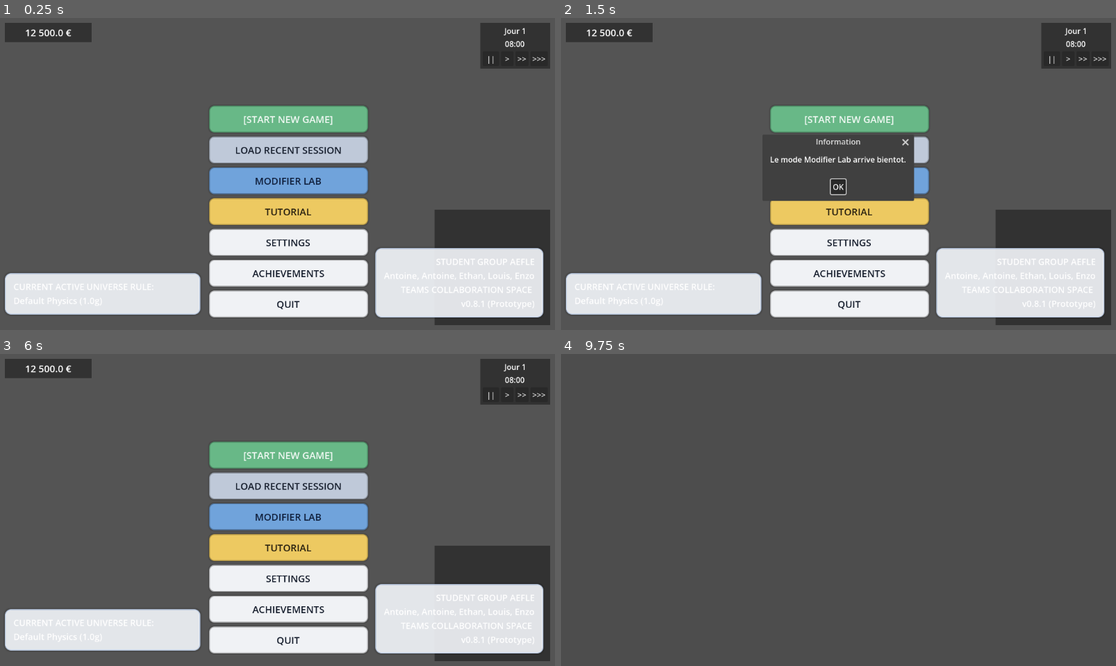
Above: before the commit, frames 1-4 (two rows, left to right).
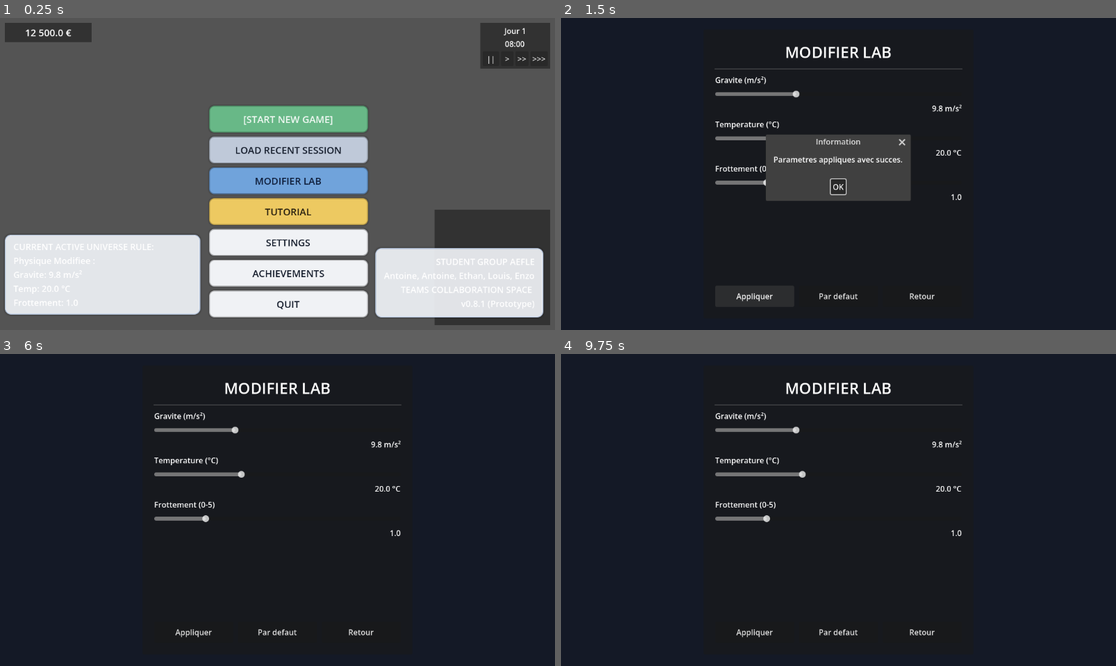
Above: after the commit, the same moments.

Repository: AApoLLoo/Projet
Game: Godot game, scene res://scene/main_menu.tscn
Two runs of this game, one before a commit and one after it. Both use one fixed random seed, a clock stepped at 60 frames per second and the inputs below.
Inputs (mouse positions are in pixels of both pictures, inside the frame that each line leads up to):
- Up to frame 1 (0.25 s): no input
- Up to frame 2 (1.5 s): click "MODIFIER LAB" at 0.5 s; click (755, 295) at 1.25 s, where only the run after the commit has a clickable "Appliquer"
- Up to frame 3 (6 s): click (277, 631) at 2 s, where only the run after the commit has a clickable "Par defaut"; click (360, 631) at 2.75 s, where only the run after the commit has a clickable "Retour"; click (288, 578) at 3.5 s, where only the run before the commit has a clickable "SETTINGS"; click (288, 453) at 4.25 s, where only the run before the commit has a clickable "[START NEW GAME]"; click (288, 453) at 5 s, where only the run before the commit has a clickable "[START NEW GAME]"; click "OK" at 5.75 s
- Up to frame 4 (9.75 s): click (1049, 394) at 6.5 s, where only the run before the commit has a clickable "||"; click (1066, 394) at 7.25 s, where only the run before the commit has a clickable ">"; click (1082, 394) at 8 s, where only the run before the commit has a clickable ">>"; click (1099, 394) at 8.75 s, where only the run before the commit has a clickable ">>>"; click (849, 609) at 9.5 s, where only the run before the commit has a clickable "ACHIEVEMENTS"

The runs differ from the first frame. In frame 1, 4.6% of the frame differs, in the area x 0-37%, y 69-93%; in frame 2, 94%; in frame 3, 99%; in frame 4, 100%, in the area x 0-100%, y 0-100%.

Commit message:
Add Lab Editor scene and physics settings
Add a new LabEditor UI (lab_editor.tscn) and controller (lab_editor.gd) that expose sliders to edit physics parameters (gravity, temperature, friction) with Apply/Reset/Back actions and a message dialog. Integrates with SettingsManager to load, update and reset settings, formatting live label values and handling scene return. Update SettingsManager to include default physics_* keys and sanitize their ranges. Update main_menu.gd to display the current physics summary in the bottom-left label and to open the Lab Editor (setting the return target and handling load errors).

Diff:
--- /dev/null
+++ b/scene/lab_editor.gd
@@ -0,0 +1,67 @@
+extends Control
+
+@onready var _gravity_slider: HSlider = $CenterContainer/PanelContainer/MarginContainer/Content/GravitySlider
+@onready var _gravity_value: Label = $CenterContainer/PanelContainer/MarginContainer/Content/GravityValue
+@onready var _temp_slider: HSlider = $CenterContainer/PanelContainer/MarginContainer/Content/TempSlider
+@onready var _temp_value: Label = $CenterContainer/PanelContainer/MarginContainer/Content/TempValue
+@onready var _friction_slider: HSlider = $CenterContainer/PanelContainer/MarginContainer/Content/FrictionSlider
+@onready var _friction_value: Label = $CenterContainer/PanelContainer/MarginContainer/Content/FrictionValue
+
+@onready var _apply_button: Button = $CenterContainer/PanelContainer/MarginContainer/Content/Buttons/ApplyButton
+@onready var _reset_button: Button = $CenterContainer/PanelContainer/MarginContainer/Content/Buttons/ResetButton
+@onready var _back_button: Button = $CenterContainer/PanelContainer/MarginContainer/Content/Buttons/BackButton
+@onready var _message_dialog: AcceptDialog = $MessageDialog
+
+var _active_settings: Dictionary = {}
+
+func _ready() -> void:
+    _active_settings = SettingsManager.get_settings()
+    _update_ui_from_settings()
+
+    _gravity_slider.value_changed.connect(_on_gravity_changed)
+    _temp_slider.value_changed.connect(_on_temp_changed)
+    _friction_slider.value_changed.connect(_on_friction_changed)
+
+    _apply_button.pressed.connect(_on_apply_pressed)
+    _reset_button.pressed.connect(_on_reset_pressed)
+    _back_button.pressed.connect(_on_back_pressed)
+
+func _update_ui_from_settings() -> void:
+    _gravity_slider.value = SettingsManager._to_float(_active_settings.get("physics_gravity", 9.8), 9.8)
+    _temp_slider.value = SettingsManager._to_float(_active_settings.get("physics_temperature", 20.0), 20.0)
+    _friction_slider.value = SettingsManager._to_float(_active_settings.get("physics_friction", 1.0), 1.0)
+
+    _on_gravity_changed(_gravity_slider.value)
+    _on_temp_changed(_temp_slider.value)
+    _on_friction_changed(_friction_slider.value)
+
+func _on_gravity_changed(val: float) -> void:
+    _gravity_value.text = String.num(val, 1) + " m/s²"
+
+func _on_temp_changed(val: float) -> void:
+    _temp_value.text = String.num(val, 1) + " °C"
+
+func _on_friction_changed(val: float) -> void:
+    _friction_value.text = String.num(val, 1)
+
+func _on_apply_pressed() -> void:
+    _active_settings["physics_gravity"] = _gravity_slider.value
+    _active_settings["physics_temperature"] = _temp_slider.value
+    _active_settings["physics_friction"] = _friction_slider.value
+
+    SettingsManager.update_settings(_active_settings)
+    _show_message("Parametres appliques avec succes.")
+
+func _on_reset_pressed() -> void:
+    SettingsManager.reset_to_defaults()
+    _active_settings = SettingsManager.get_settings()
+    _update_ui_from_settings()
+
+func _on_back_pressed() -> void:
+    var error: Error = get_tree().change_scene_to_file(SettingsManager.get_return_scene_path())
+    if error != OK:
+        push_error("Erreur retour: " + str(error))
+
+func _show_message(text: String) -> void:
+    _message_dialog.dialog_text = text
+    _message_dialog.popup_centered()
--- /dev/null
+++ b/scene/lab_editor.tscn
@@ -0,0 +1,130 @@
+[gd_scene format=3 uid="uid://bq8d7x2m7p9q"]
+
+[ext_resource type="Script" path="res://scene/lab_editor.gd" id="1_lab"]
+
+[node name="LabEditor" type="Control"]
+layout_mode = 3
+anchors_preset = 15
+anchor_right = 1.0
+anchor_bottom = 1.0
+grow_horizontal = 2
+grow_vertical = 2
+script = ExtResource("1_lab")
+
+[node name="Background" type="ColorRect" parent="."]
+layout_mode = 1
+anchors_preset = 15
+anchor_right = 1.0
+anchor_bottom = 1.0
+grow_horizontal = 2
+grow_vertical = 2
+color = Color(0.08, 0.1, 0.15, 1)
+
+[node name="CenterContainer" type="CenterContainer" parent="."]
+layout_mode = 1
+anchors_preset = 15
+anchor_right = 1.0
+anchor_bottom = 1.0
+grow_horizontal = 2
+grow_vertical = 2
+
+[node name="PanelContainer" type="PanelContainer" parent="CenterContainer"]
+layout_mode = 2
+custom_minimum_size = Vector2(560, 600)
+
+[node name="MarginContainer" type="MarginContainer" parent="CenterContainer/PanelContainer"]
+layout_mode = 2
+theme_override_constants/margin_left = 24
+theme_override_constants/margin_top = 24
+theme_override_constants/margin_right = 24
+theme_override_constants/margin_bottom = 24
+
+[node name="Content" type="VBoxContainer" parent="CenterContainer/PanelContainer/MarginContainer"]
+layout_mode = 2
+theme_override_constants/separation = 10
+
+[node name="Title" type="Label" parent="CenterContainer/PanelContainer/MarginContainer/Content"]
+layout_mode = 2
+theme_override_font_sizes/font_size = 32
+text = "MODIFIER LAB"
+horizontal_alignment = 1
+
+[node name="HSeparator" type="HSeparator" parent="CenterContainer/PanelContainer/MarginContainer/Content"]
+layout_mode = 2
+
+[node name="GravityLabel" type="Label" parent="CenterContainer/PanelContainer/MarginContainer/Content"]
+layout_mode = 2
+text = "Gravite (m/s²)"
+
+[node name="GravitySlider" type="HSlider" parent="CenterContainer/PanelContainer/MarginContainer/Content"]
+layout_mode = 2
+min_value = 0.1
+max_value = 30.0
+step = 0.1
+value = 9.8
+
+[node name="GravityValue" type="Label" parent="CenterContainer/PanelContainer/MarginContainer/Content"]
+layout_mode = 2
+text = "9.8"
+horizontal_alignment = 2
+
+[node name="TempLabel" type="Label" parent="CenterContainer/PanelContainer/MarginContainer/Content"]
+layout_mode = 2
+text = "Temperature (°C)"
+
+[node name="TempSlider" type="HSlider" parent="CenterContainer/PanelContainer/MarginContainer/Content"]
+layout_mode = 2
+min_value = -50.0
+max_value = 150.0
+step = 1.0
+value = 20.0
+
+[node name="TempValue" type="Label" parent="CenterContainer/PanelContainer/MarginContainer/Content"]
+layout_mode = 2
+text = "20"
+horizontal_alignment = 2
+
+[node name="FrictionLabel" type="Label" parent="CenterContainer/PanelContainer/MarginContainer/Content"]
+layout_mode = 2
+text = "Frottement (0-5)"
+
+[node name="FrictionSlider" type="HSlider" parent="CenterContainer/PanelContainer/MarginContainer/Content"]
+layout_mode = 2
+min_value = 0.0
+max_value = 5.0
+step = 0.1
+value = 1.0
+
+[node name="FrictionValue" type="Label" parent="CenterContainer/PanelContainer/MarginContainer/Content"]
+layout_mode = 2
+text = "1.0"
+horizontal_alignment = 2
+
+[node name="Spacer" type="Control" parent="CenterContainer/PanelContainer/MarginContainer/Content"]
+layout_mode = 2
+size_flags_vertical = 3
+
+[node name="Buttons" type="HBoxContainer" parent="CenterContainer/PanelContainer/MarginContainer/Content"]
+layout_mode = 2
+theme_override_constants/separation = 10
+
+[node name="ApplyButton" type="Button" parent="CenterContainer/PanelContainer/MarginContainer/Content/Buttons"]
+custom_minimum_size = Vector2(150, 44)
+layout_mode = 2
+size_flags_horizontal = 3
+text = "Appliquer"
+
+[node name="ResetButton" type="Button" parent="CenterContainer/PanelContainer/MarginContainer/Content/Buttons"]
+custom_minimum_size = Vector2(150, 44)
+layout_mode = 2
+size_flags_horizontal = 3
+text = "Par defaut"
+
+[node name="BackButton" type="Button" parent="CenterContainer/PanelContainer/MarginContainer/Content/Buttons"]
+custom_minimum_size = Vector2(150, 44)
+layout_mode = 2
+size_flags_horizontal = 3
+text = "Retour"
+
+[node name="MessageDialog" type="AcceptDialog" parent="."]
+title = "Information"
--- a/scene/main_menu.gd
+++ b/scene/main_menu.gd
@@ -4,6 +4,7 @@
 const SETTINGS_SCENE: String = "res://scene/settings.tscn"
 const ACHIEVEMENTS_SCENE: String = "res://scene/achivements.tscn"
 
+@onready var _bottom_left_label: Label = $BottomLeftPanel/BottomLeftMargin/BottomLeftLabel
 @onready var _start_button: Button = $MenuButtons/StartButton
 @onready var _load_button: Button = $MenuButtons/LoadButton
 @onready var _lab_button: Button = $MenuButtons/LabButton
@@ -22,6 +23,7 @@
 var _load_slot_ids: Array[String] = []
 
 func _ready() -> void:
+	_update_physics_panel()
 	_setup_map_preview()
 	_setup_load_dialog()
 	resized.connect(_on_menu_resized)
@@ -37,6 +39,14 @@
 	_apply_button_style(_settings_button, Color(0.94, 0.95, 0.96), Color(0.08, 0.11, 0.17))
 	_apply_button_style(_achievements_button, Color(0.94, 0.95, 0.96), Color(0.08, 0.11, 0.17))
 	_apply_button_style(_quit_button, Color(0.94, 0.95, 0.96), Color(0.08, 0.11, 0.17))
+
+func _update_physics_panel() -> void:
+	if _bottom_left_label:
+		var settings: Dictionary = SettingsManager.get_settings()
+		var g: float = SettingsManager._to_float(settings.get("physics_gravity", 9.8), 9.8)
+		var t: float = SettingsManager._to_float(settings.get("physics_temperature", 20.0), 20.0)
+		var f: float = SettingsManager._to_float(settings.get("physics_friction", 1.0), 1.0)
+		_bottom_left_label.text = "CURRENT ACTIVE UNIVERSE RULE:\nPhysique Modifiee :\nGravite: %.1f m/s²\nTemp: %.1f °C\nFrottement: %.1f" % [g, t, f]
 
 func _style_info_panels() -> void:
 	_left_panel.add_theme_stylebox_override("panel", _make_panel_style())
@@ -107,7 +117,10 @@
 	_open_load_dialog()
 
 func _on_lab_pressed() -> void:
-	_show_message("Le mode Modifier Lab arrive bientot.")
+	SettingsManager.set_return_target("res://scene/main_menu.tscn")
+	var error: Error = get_tree().change_scene_to_file("res://scene/lab_editor.tscn")
+	if error != OK:
+		_show_message("Impossible d'ouvrir le Lab: " + str(error))
 
 func _on_tutorial_pressed() -> void:
 	_show_message("Le tutoriel interactif arrive bientot.")
--- a/script/SettingsManager.gd
+++ b/script/SettingsManager.gd
@@ -82,6 +82,9 @@
 	defaults["master_volume"] = 80.0
 	defaults["music_volume"] = 80.0
 	defaults["sfx_volume"] = 80.0
+	defaults["physics_gravity"] = 9.8
+	defaults["physics_temperature"] = 20.0
+	defaults["physics_friction"] = 1.0
 	return defaults
 
 func _sanitize_settings(raw: Dictionary) -> Dictionary:
@@ -95,6 +98,9 @@
 	sanitized["master_volume"] = clampf(_to_float(raw.get("master_volume"), _to_float(defaults["master_volume"], 80.0)), 0.0, 100.0)
 	sanitized["music_volume"] = clampf(_to_float(raw.get("music_volume"), _to_float(defaults["music_volume"], 80.0)), 0.0, 100.0)
 	sanitized["sfx_volume"] = clampf(_to_float(raw.get("sfx_volume"), _to_float(defaults["sfx_volume"], 80.0)), 0.0, 100.0)
+	sanitized["physics_gravity"] = clampf(_to_float(raw.get("physics_gravity"), defaults["physics_gravity"]), 0.1, 30.0)
+	sanitized["physics_temperature"] = clampf(_to_float(raw.get("physics_temperature"), defaults["physics_temperature"]), -50.0, 150.0)
+	sanitized["physics_friction"] = clampf(_to_float(raw.get("physics_friction"), defaults["physics_friction"]), 0.0, 5.0)
 	return sanitized
 
 func _apply_settings(settings_data: Dictionary) -> void:
Not shown, added: scene/lab_editor.gd.uid
